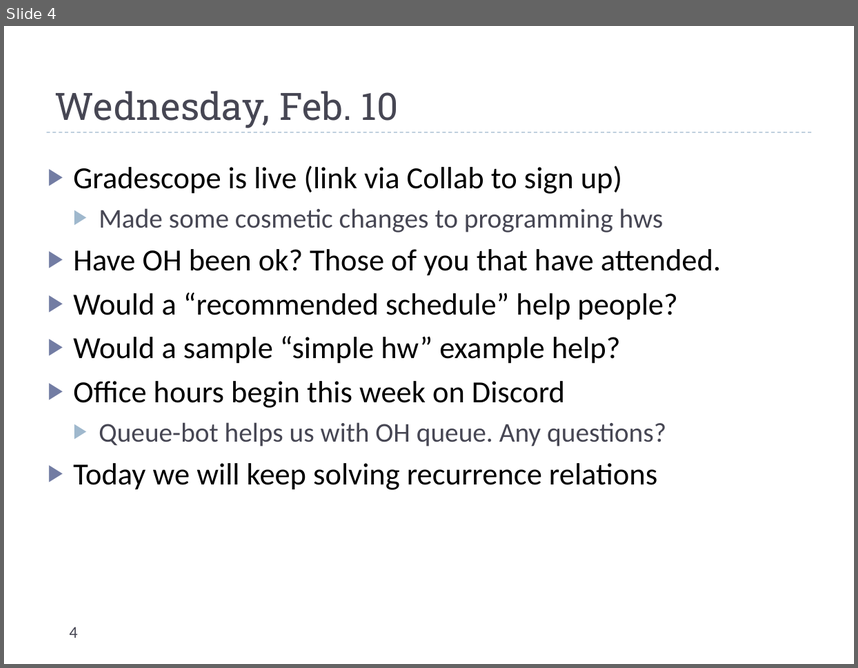
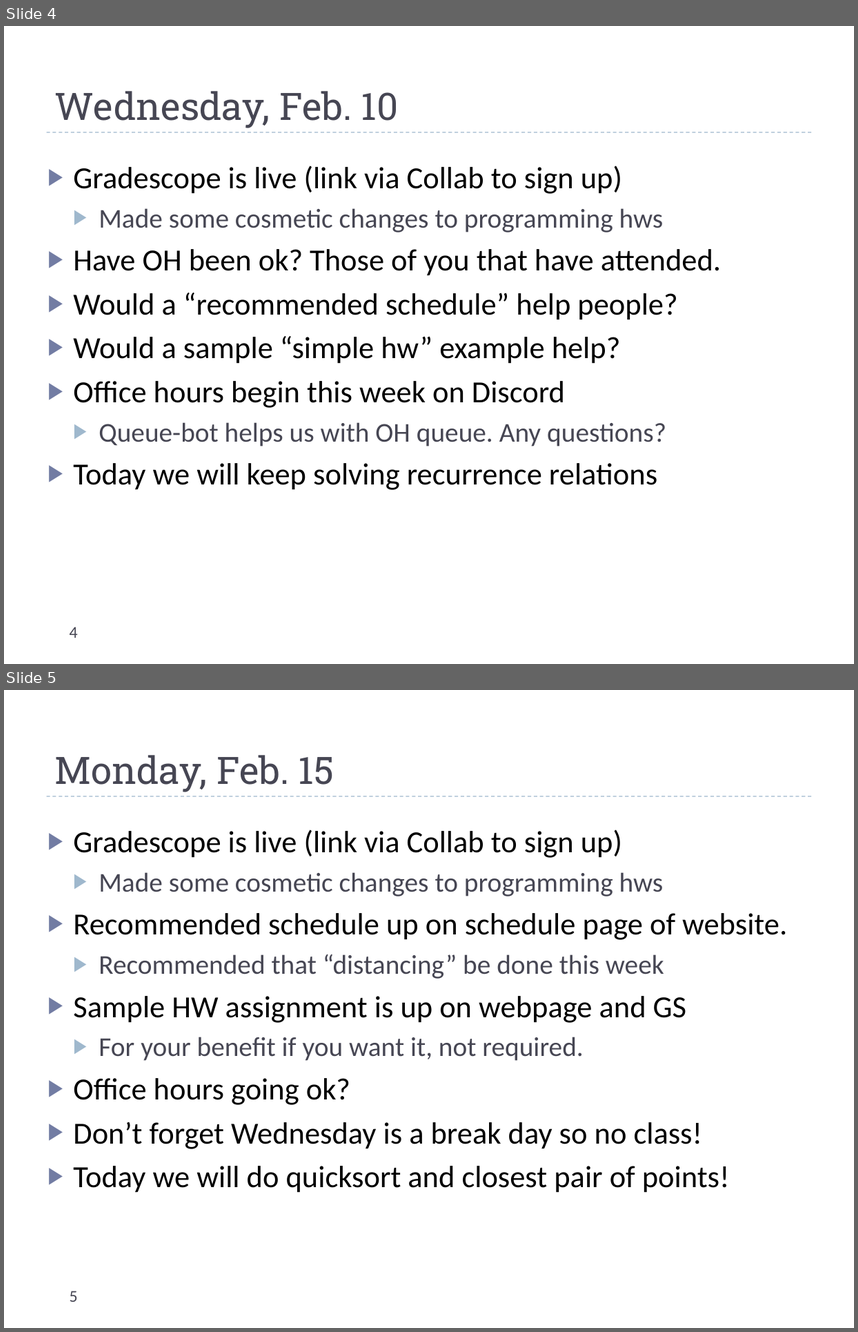
Before and after one commit to uva-cs/cs4102-f21, a slide deck: slides/dailyannouncements_mf.pptx. Shown one above the other, each under a label of ours: slide 4 before the commit, slides 4 and 5 after it. The pictures are 858x668 and 858x1332 pixels, drawn with LibreOffice and Linux fonts; fonts in the diff are those of the drawing. Boxes give left, top, right and bottom in pixels: in the first picture for what was removed or moved away, otherwise in the second. Text is boxed around its words. In the diff, an @@ line names an element or a change of style, - is before the commit and + after.

```diff
--- a/slides/dailyannouncements_mf.pptx
+++ b/slides/dailyannouncements_mf.pptx
@@ slide 5 added at bbox=[4, 690, 854, 1328], background #FFFFFF; not listed: 1 template element that a slide beside it also shows @@
@@ title added at bbox=[55, 755, 334, 792], 32 pt, text #464653 @@
+Monday, Feb. 15
@@ text added at bbox=[73, 829, 787, 1192], 26 pt, text #000000 @@
+▶ Gradescope is live (link via Collab to sign up)
+  ▶ Made some cosmetic changes to programming hws
+▶ Recommended schedule up on schedule page of website.
+  ▶ Recommended that “distancing” be done this week
+▶ Sample HW assignment is up on webpage and GS
+  ▶ For your benefit if you want it, not required.
+▶ Office hours going ok?
+▶ Don’t forget Wednesday is a break day so no class!
+▶ Today we will do quicksort and closest pair of points!
@@ page number added at bbox=[70, 1290, 78, 1301], 14 pt, text #464653 @@
+5
```
Also in this commit, not shown: 7 other files.
